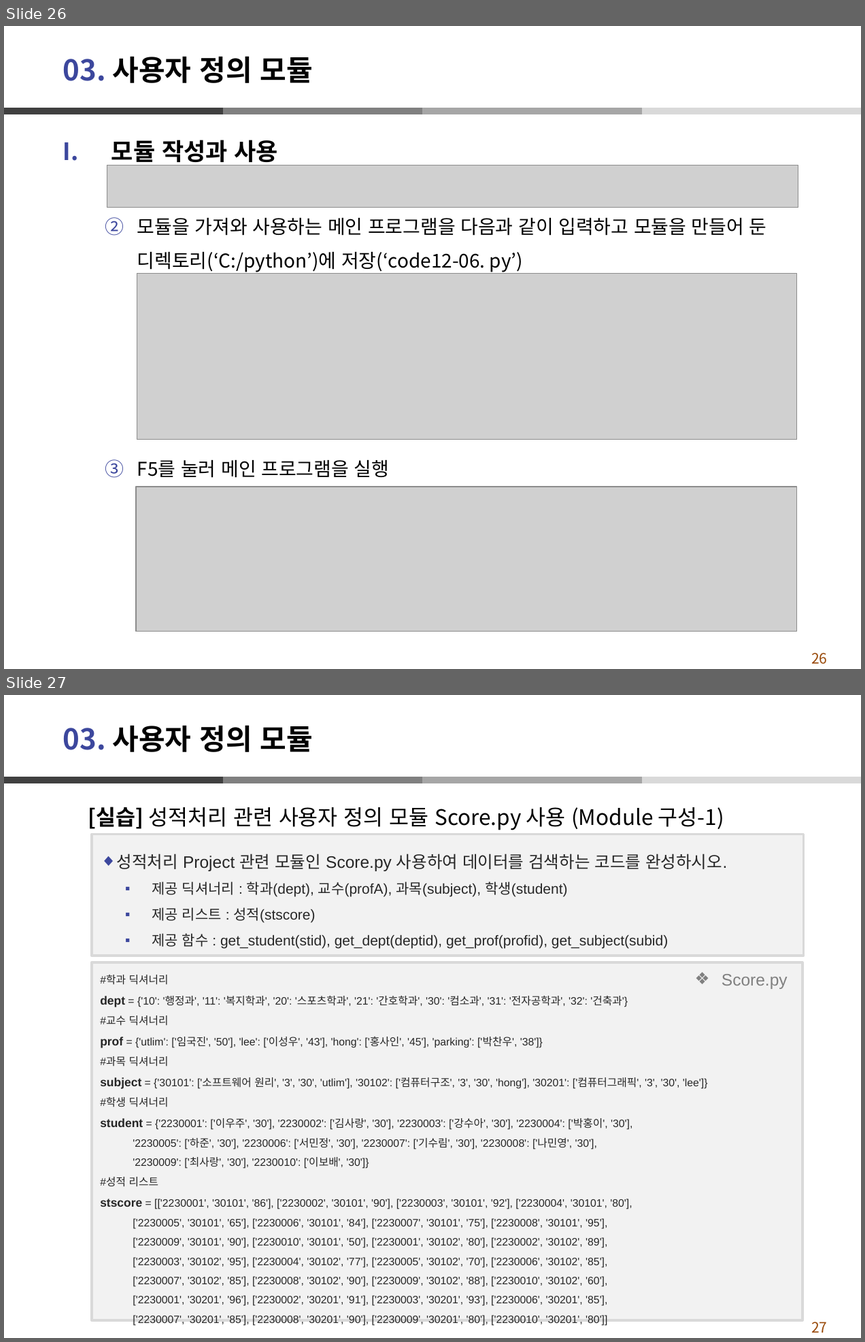
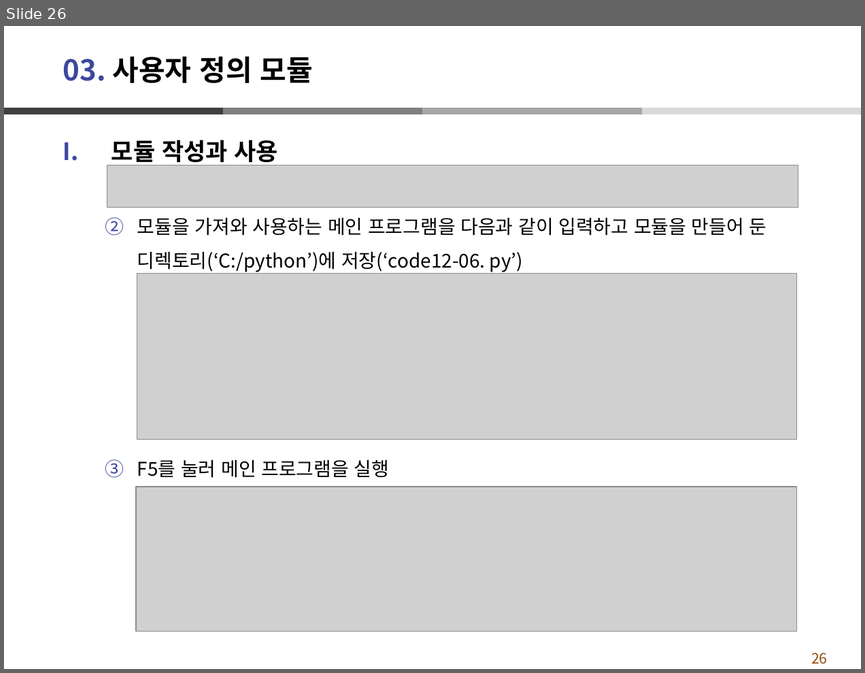
Before and after one commit to dndxor/BCPy, a slide deck: Ch12_모듈.pptx. Shown one above the other, each under a label of ours: slides 26 and 27 before the commit, slide 26 after it. The pictures are 865x1342 and 865x673 pixels, drawn with LibreOffice and Linux fonts; fonts in the diff are those of the drawing; grey boxes stand for pictures. Boxes give left, top, right and bottom in pixels: in the first picture for what was removed or moved away, otherwise in the second. Text is boxed around its words. In the diff, an @@ line names an element or a change of style, - is before the commit and + after.

```diff
--- a/Ch12_모듈.pptx
+++ b/Ch12_모듈.pptx
@@ slide 27 removed at [4,695,861,1338], background #FFFFFF; not listed: 5 template elements that a slide beside it also shows @@
@@ title removed at [63,725,312,752] @@
-03. 사용자 정의 모듈
@@ text removed at [88,807,724,830] @@
-  [실습] 성적처리 관련 사용자 정의 모듈 Score.py 사용 (Module 구성-1)
@@ rectangle removed at [92,834,804,955] @@
-◆ 성적처리 Project 관련 모듈인 Score.py 사용하여 데이터를 검색하는 코드를 완성하시오.
-  ▪ 제공 딕셔너리 : 학과(dept), 교수(profA), 과목(subject), 학생(student)
-  ▪ 제공 리스트 : 성적(stscore)
-  ▪ 제공 함수 : get_student(stid), get_dept(deptid), get_prof(profid), get_subject(subid)
@@ rectangle removed at [92,962,802,1320] @@
-#학과 딕셔너리
-dept = {'10': '행정과', '11': '복지학과', '20': '스포츠학과', '21': '간호학과', '30': '컴소과', '31': '전자공학과', '32': '건축과'}
-#교수 딕셔너리
-prof = {'utlim': ['임국진', '50'], 'lee': ['이성우', '43'], 'hong': ['홍사인', '45'], 'parking': ['박찬우', '38']}
-#과목 딕셔너리
-subject = {'30101': ['소프트웨어 원리', '3', '30', 'utlim'], '30102': ['컴퓨터구조', '3', '30', 'hong'], '30201': ['컴퓨터그래픽', '3', '30', 'lee']}
-#학생 딕셔너리
-student = {'2230001': ['이우주', '30'], '2230002': ['김사랑', '30'], '2230003': ['강수아', '30'], '2230004': ['박홍이', '30'],
-'2230005': ['하준', '30'], '2230006': ['서민정', '30'], '2230007': ['기수림', '30'], '2230008': ['나민영', '30'],
-'2230009': ['최사랑', '30'], '2230010': ['이보배', '30']}
-#성적 리스트
-stscore = [['2230001', '30101', '86'], ['2230002', '30101', '90'], ['2230003', '30101', '92'], ['2230004', '30101', '80'],
-['2230005', '30101', '65'], ['2230006', '30101', '84'], ['2230007', '30101', '75'], ['2230008', '30101', '95'],
-['2230009', '30101', '90'], ['2230010', '30101', '50'], ['2230001', '30102', '80'], ['2230002', '30102', '89'],
-['2230003', '30102', '95'], ['2230004', '30102', '77'], ['2230005', '30102', '70'], ['2230006', '30102', '85'],
-['2230007', '30102', '85'], ['2230008', '30102', '90'], ['2230009', '30102', '88'], ['2230010', '30102', '60'],
-['2230001', '30201', '96'], ['2230002', '30201', '91'], ['2230003', '30201', '93'], ['2230006', '30201', '85'],
-['2230007', '30201', '85'], ['2230008', '30201', '90'], ['2230009', '30201', '80'], ['2230010', '30201', '80']]
@@ text removed at [721,974,787,989] @@
-❖ Score.py
```
Also in this commit, not shown: 3 slides changed, 3 slides added, 2 other slides removed, 11 other files.
